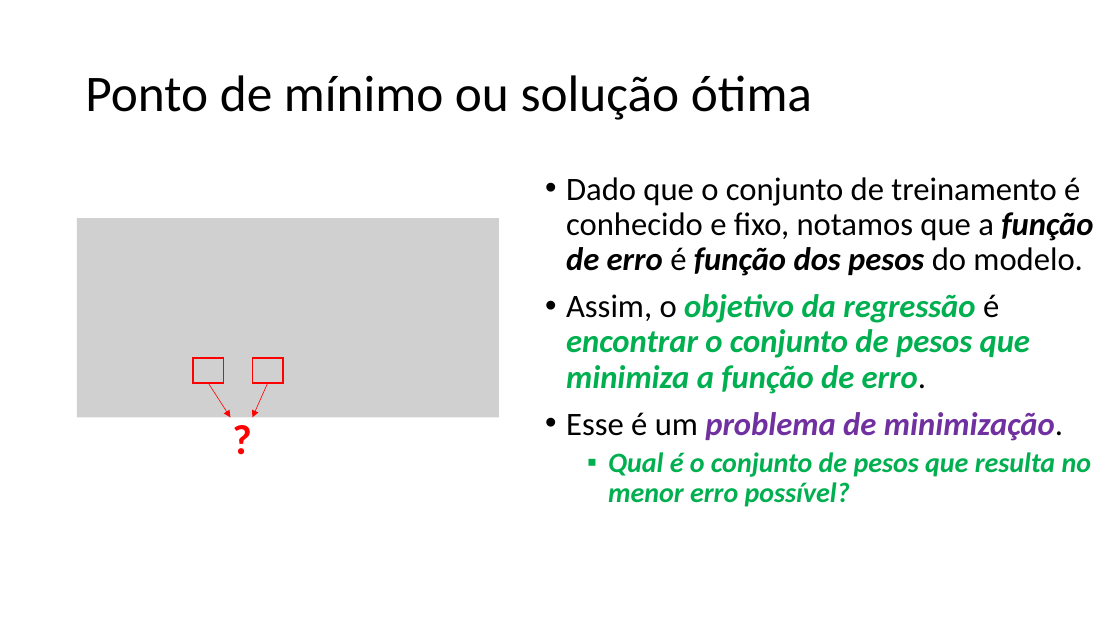
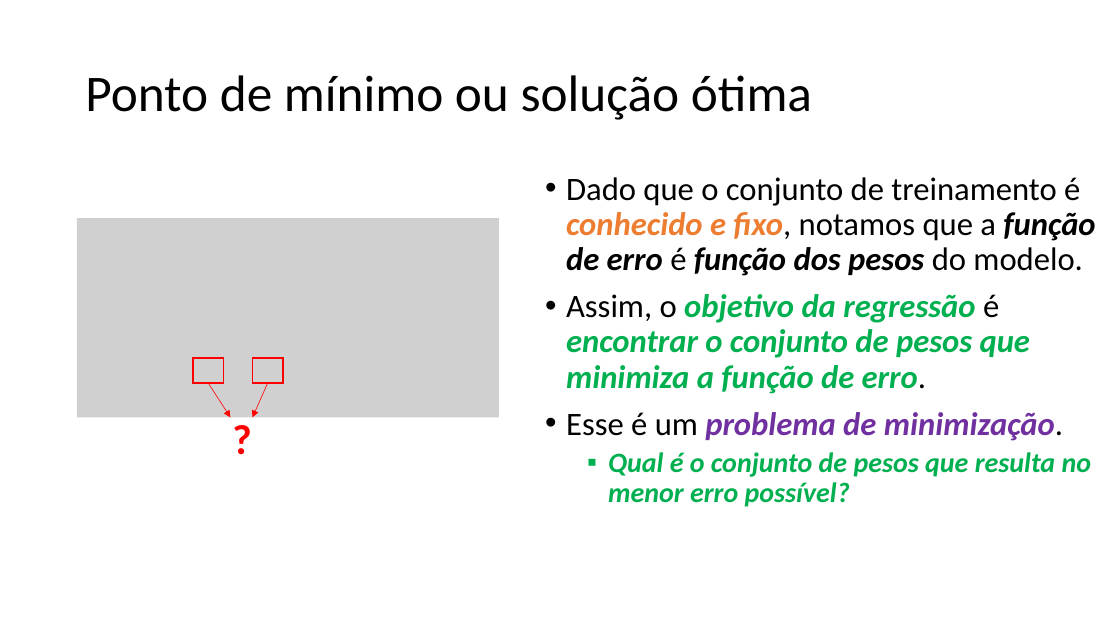
Before and after one commit to zz4fap/tp557-iot-ml, a slide deck: slide 27 of slides/TP557_5_Medindo_a_precisão_de_um_modelo_de_ML.pptx. Drawn at 1120x630 pixels with LibreOffice and Linux fonts; fonts in the diff are those of the drawing; grey boxes stand for pictures. Boxes give left, top, right and bottom in pixels: in the first picture for what was removed or moved away, otherwise in the second. Text is boxed around its words. In the diff, an @@ line names an element or a change of style, - is before the commit and + after.

```diff
--- a/slides/TP557_5_Medindo_a_precisão_de_um_modelo_de_ML.pptx
+++ b/slides/TP557_5_Medindo_a_precisão_de_um_modelo_de_ML.pptx
@@ text at bbox=[566, 177, 1095, 276]: text colour #000000 to #ED7D31, bold on, italic on in "conhecido e fixo," @@
```
Also in this commit, not shown: 2 other slides changed, 2 other files.
